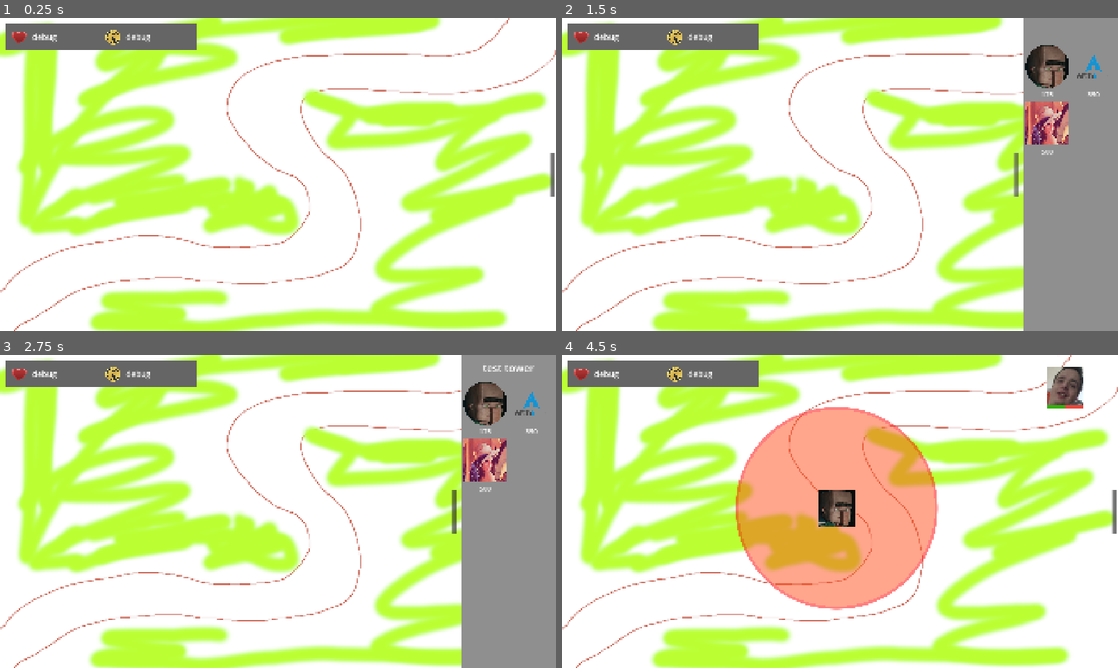
Above: before the commit, frames 1-4 (two rows, left to right).
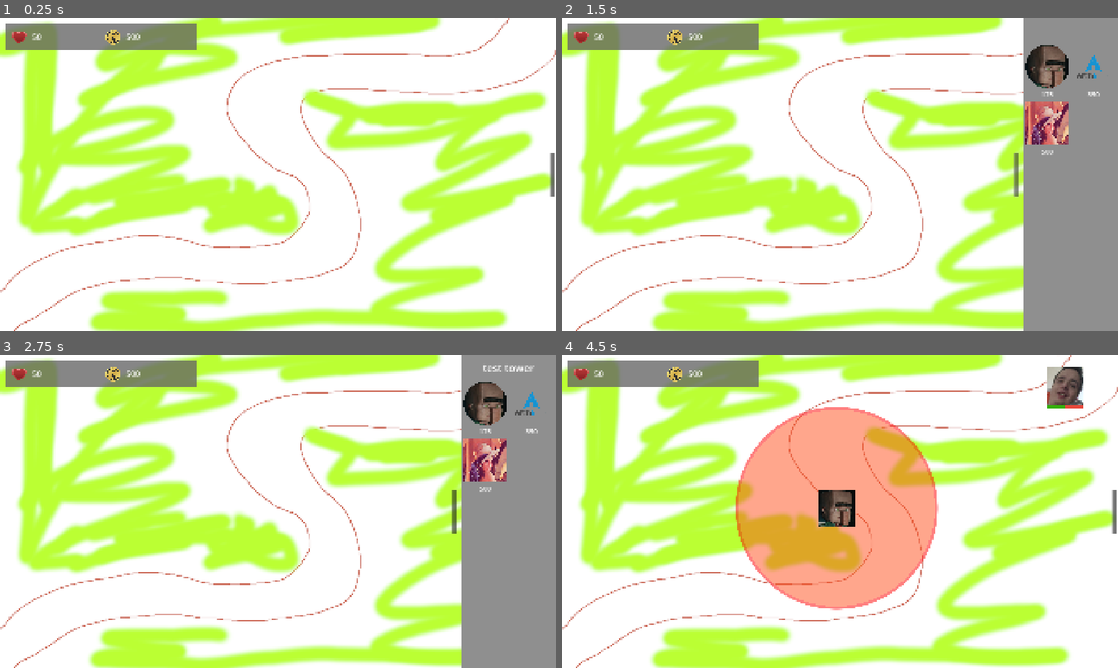
Above: after the commit, the same moments.

Repository: AstroFP/BrainRot-Tower-Defense
Game: Godot game, scene res://scenes/levels/test_level.tscn
Two runs of this game, one before a commit and one after it. Both use one fixed random seed, a clock stepped at 60 frames per second and the inputs below.
Inputs (mouse positions are in pixels of both pictures, inside the frame that each line leads up to):
- Up to frame 1 (0.25 s): no input
- Up to frame 2 (1.5 s): tap Enter at 0.5 s; move the mouse to (962, 158) at 0.52 s; hold Space (play) 0.53-1.25 s; click (962, 158) at 0.67 s; click (1112, 174) at 1.25 s
- Up to frame 3 (2.75 s): click (483, 408) at 2.02 s
- Up to frame 4 (4.5 s): click (1045, 408) at 2.77 s; click (1045, 408) at 3.52 s; tap Space (play) at 4.25 s; drag from (728, 527) to (840, 511) at 4.27 s

The runs differ from the first frame. In frame 1, 2.7% of the frame differs, in the area x 1-36%, y 1-11%; in frame 2, 2.7%; in frame 3, 2.7%; in frame 4, 2.7%.

Commit message:
feat: Add subtraction of the tower price from current cash pool on being placed

Diff:
--- /dev/null
+++ b/scenes/ui/resources_panel.gd
@@ -0,0 +1,37 @@
+class_name ResourcesPanel
+extends MarginContainer
+
+@onready var money_icon = $ResourcesPanelItems/MoneyDisplayPanel/MoneyDisplayPanelItems/MoneyIcon
+@onready var health_icon = $ResourcesPanelItems/HealthDisplayPanel/HealthDisplayPanelItems/HealthIcon
+
+@onready var health_count = $ResourcesPanelItems/HealthDisplayPanel/HealthDisplayPanelItems/HealthCount
+@onready var money_count = $ResourcesPanelItems/MoneyDisplayPanel/MoneyDisplayPanelItems/MoneyCount
+
+# Called when the node enters the scene tree for the first time.
+func _ready():
+	pass # Replace with function body.
+
+# Called every frame. 'delta' is the elapsed time since the previous frame.
+func _process(delta):
+	pass
+
+
+func setup_resources_panel(starting_health_count: int, starting_cash_count: int):
+	health_count.text = str(starting_health_count)
+	money_count.text = str(starting_cash_count)
+
+
+func update_health_count(amount: int):
+	health_count.text = str(int(health_count.text) + amount)
+
+
+func update_money_count(amount: int):
+	money_count.text = str(int(money_count.text) + amount)
+
+
+func update_health_icon(texture: Texture2D):
+	health_icon.texture = texture
+
+
+func update_money_icon(texture: Texture2D):
+	money_icon.texture = texture
--- a/scenes/ui/ui.tscn
+++ b/scenes/ui/ui.tscn
@@ -1,7 +1,8 @@
-[gd_scene load_steps=5 format=3 uid="uid://dx21gmg74ok58"]
+[gd_scene load_steps=6 format=3 uid="uid://dx21gmg74ok58"]
 
 [ext_resource type="Script" uid="uid://p704y804ilip" path="res://scripts/ui/ui_manager.gd" id="1_f5cxw"]
 [ext_resource type="Script" uid="uid://dp3vwacdwcwb4" path="res://scripts/buy_menu_manager.gd" id="1_u7n8c"]
+[ext_resource type="Script" uid="uid://cydr451m3h3lq" path="res://scenes/ui/resources_panel.gd" id="3_0dwhk"]
 [ext_resource type="Texture2D" uid="uid://bg1rv6uagivq6" path="res://assets/sprites/ui/heart.png" id="3_g5kmx"]
 [ext_resource type="Texture2D" uid="uid://da73ihqbrou6y" path="res://assets/sprites/ui/rotcoin.png" id="4_0dwhk"]
 
@@ -110,10 +111,11 @@
 theme_override_constants/margin_top = 20
 theme_override_constants/margin_right = 20
 theme_override_constants/margin_bottom = 20
+script = ExtResource("3_0dwhk")
 
 [node name="ResourcesPanelBg" type="ColorRect" parent="UIContainer/UI/ResourcesPanel"]
 layout_mode = 2
-color = Color(0.396889, 0.396889, 0.396889, 1)
+color = Color(0.396078, 0.396078, 0.396078, 0.784314)
 
 [node name="ResourcesPanelItems" type="HBoxContainer" parent="UIContainer/UI/ResourcesPanel"]
 layout_mode = 2
--- a/scripts/buy_menu_manager.gd
+++ b/scripts/buy_menu_manager.gd
@@ -21,7 +21,6 @@
 func _ready():
 	tower_buy_menu.visible = false
 	tower_name_label.text = ""
-	setup_buy_menu()
 
 
 func _process(_delta):
@@ -51,8 +50,12 @@
 	tower_name_label.text = tower_stats.name
 
 
+func setup_buy_menu(towers_stats_list:Array[TowerStats]):
+	towers = towers_stats_list
+	setup_buy_menu_towers()
+
 # buyTowerBtn should be a class with a tower connected to it
-func setup_buy_menu():
+func setup_buy_menu_towers():
 	var buy_menu_tower_list_row = create_buy_menu_tower_list_row()
 
 	for i in range(len(towers)):
--- a/scripts/game_manager.gd
+++ b/scripts/game_manager.gd
@@ -29,6 +29,9 @@
 var tower_placement_manager_component = preload("res://scenes/tower_placement_manager.tscn")
 var tower_placement_manager : TowerPlacementManager
 
+# level resources
+var level_resources = LevelResources.new()
+
 func _ready():
 	for path in get_parent().get_children():
 		if is_instance_of(path, Path2D):
@@ -40,7 +43,9 @@
 	# setup the game level
 	setup_game_level()
 
-	#
+	# setup starting resources
+	level_resources.current_lives = game_rules.starting_lives
+	level_resources.currnet_cash = game_rules.starting_cash
 
 func _physics_process(_delta):
 	if current_wave <= max_waves:
@@ -96,14 +101,20 @@
 
 func setup_ui():
 	ui = ui_scene.instantiate()
-	ui.find_child("TowerBuyMenuWrapper").towers = game_rules.available_towers
+	ui.game_rules = game_rules
 	add_child(ui)
 
 func setup_tower_placement_manager():
 	tower_placement_manager = tower_placement_manager_component.instantiate()
 	tower_placement_manager.ui = ui
+	tower_placement_manager.connect("selected_tower_placed",_on_selected_tower_placed)
 	add_child(tower_placement_manager)
 
 func setup_game_level():
 	setup_ui()
 	setup_tower_placement_manager()
+
+
+func _on_selected_tower_placed(tower: TowerStats):
+	level_resources.currnet_cash -= tower.price
+	ui.resources_panel.update_money_count(-tower.price)
--- /dev/null
+++ b/scripts/resources/level_resources.gd
@@ -0,0 +1,22 @@
+class_name LevelResources
+extends Resource
+
+signal game_over
+
+# lives
+var min_lives := 0
+var max_lives := 999_999_999
+var current_lives: int
+
+# cash
+var min_cash := -999_999_999 # if we'd like to have a functionality to get in debt else set to 0
+var max_cash := 999_999_999
+var currnet_cash: int
+
+func update_current_lives(amount: int):
+	current_lives += clamp(amount, min_lives, max_lives)
+	if current_lives <= min_lives:
+		emit_signal("game_over")
+
+func update_current_cash(amount: int):
+	currnet_cash += clamp(amount, min_cash, max_cash)
--- a/scripts/tower.gd
+++ b/scripts/tower.gd
@@ -1,5 +1,7 @@
 class_name Tower
 extends Node2D
+
+signal tower_placed(tower:TowerStats)
 
 # TODO:
 # *Add functionality to click on the placed towers (for now just to display attack range)
@@ -64,6 +66,7 @@
 	set_process(true)
 	set_physics_process(true)
 	toggle_attack_range_display()
+	emit_signal("tower_placed",tower_stats)
 
 
 func update_attak_range_display_size():
--- a/scripts/tower_placement_manager.gd
+++ b/scripts/tower_placement_manager.gd
@@ -1,5 +1,7 @@
 class_name TowerPlacementManager
 extends Node2D
+
+signal selected_tower_placed(tower)
 
 # parameters and flags for screen input
 var is_touching_inside_play_area := false
@@ -123,6 +125,7 @@
 	if tower_selected && is_dragging:
 		spawned_tower = tower.instantiate()
 		spawned_tower.tower_stats = tower_selected.duplicate()
+		spawned_tower.connect("tower_placed",_on_tower_placed)
 		get_tree().root.add_child(spawned_tower)
 		spawned_tower.global_position = touch_position
 		is_tower_ready_to_spawn = false
@@ -131,3 +134,7 @@
 func _on_selected_tower(tower_stats):
 	tower_selected = tower_stats
 	is_tower_ready_to_spawn = true
+
+
+func _on_tower_placed(tower_stats):
+	emit_signal("selected_tower_placed",tower_stats)
--- a/scripts/ui/ui_manager.gd
+++ b/scripts/ui/ui_manager.gd
@@ -1,12 +1,25 @@
 class_name UIManager
 extends CanvasLayer
 
+signal money_count_changed(amount:int)
+
+@onready var tower_buy_menu_wrapper = $UIContainer/UI/TowerBuyMenuWrapper
+@onready var resources_panel = $UIContainer/UI/ResourcesPanel
+
+var game_rules: GameRules
 
 # Called when the node enters the scene tree for the first time.
 func _ready():
-	pass # Replace with function body.
+	# setup nuy menu
+	tower_buy_menu_wrapper.setup_buy_menu(game_rules.available_towers)
+
+	# setup resources panel
+	resources_panel.setup_resources_panel(game_rules.starting_lives, game_rules.starting_cash)
+
+# Called every frame. 'delta' is the elapsed time since the previous frame.
+func _process(_delta):
+	pass
 
 
-# Called every frame. 'delta' is the elapsed time since the previous frame.
-func _process(delta):
+func _input(_event):
 	pass
Not shown, added: scenes/ui/resources_panel.gd.uid
Not shown, added: scripts/resources/level_resources.gd.uid
